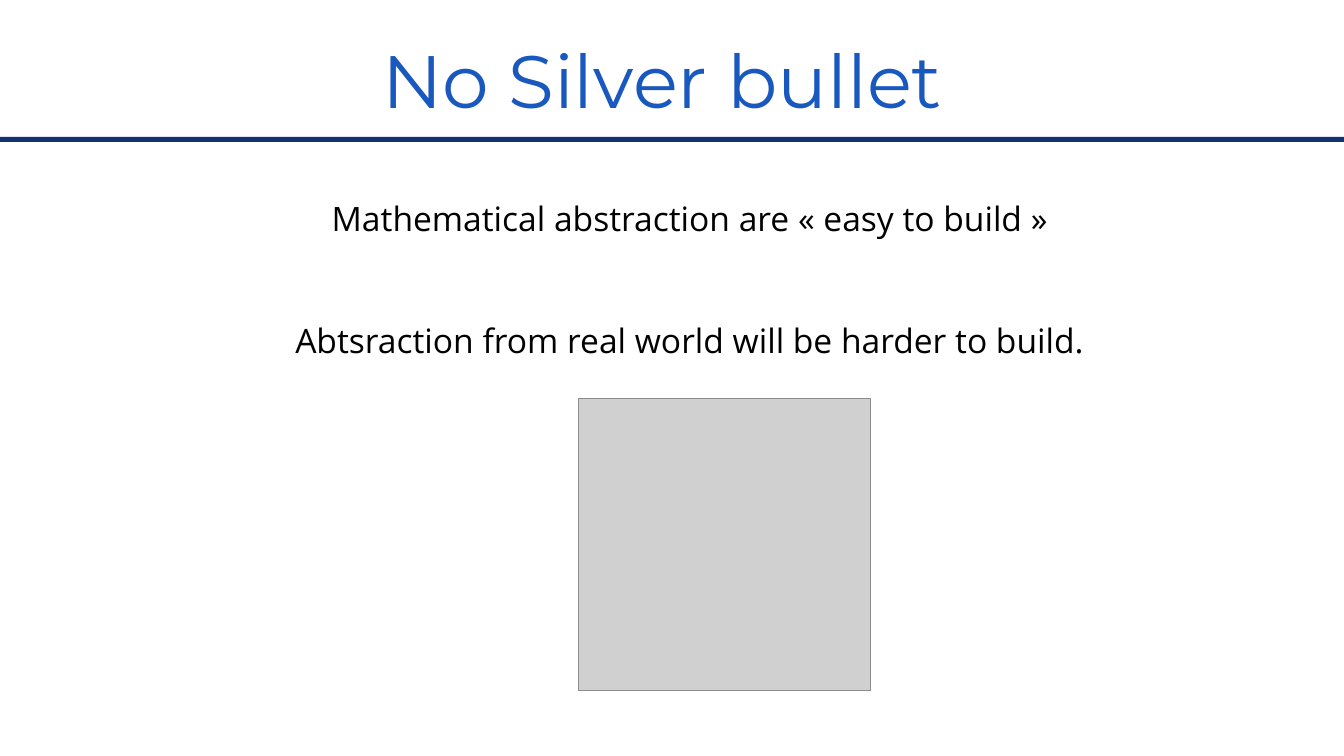
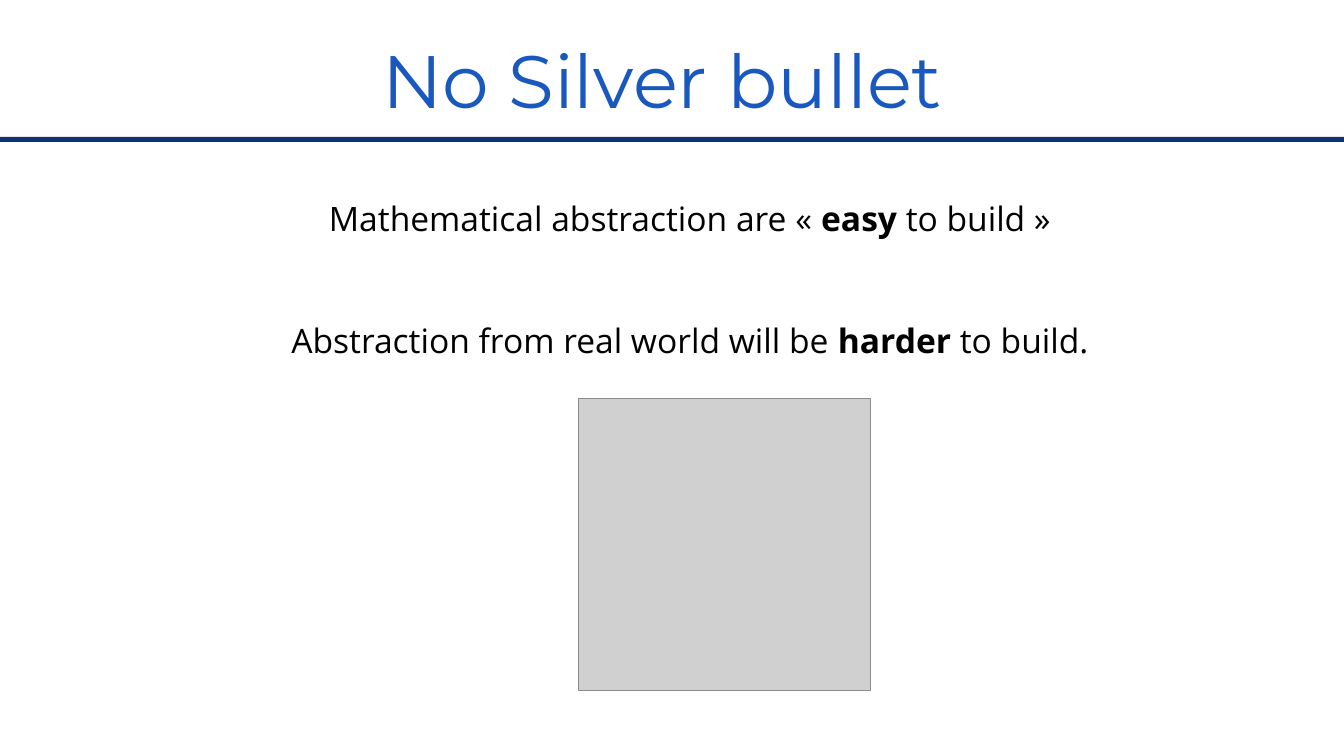
Before and after one commit to RomainTrm/CategoryTheoryYouAlreadyKnowIt, a slide deck: slide 41 of CategoryTheoryUniveristy_Devoxx_FR_2022.pptx (slide 40 before the commit). Drawn at 1344x756 pixels with LibreOffice and Linux fonts; fonts in the diff are those of the drawing; grey boxes stand for pictures; background and template pictures are left out. Boxes give left, top, right and bottom in pixels: in the first picture for what was removed or moved away, otherwise in the second. Text is boxed around its words. In the diff, an @@ line names an element or a change of style, - is before the commit and + after.

```diff
--- a/CategoryTheoryUniveristy_Devoxx_FR_2022.pptx
+++ b/CategoryTheoryUniveristy_Devoxx_FR_2022.pptx
@@ text at <box>329,205,1026,239</box>: bold on in "easy" @@
@@ text at <box>291,327,1089,354</box>: text changed @@
-Abtsraction from real world will be harder to build.
+Abstraction from real world will be harder to build.
```
Also in this commit, not shown: 13 other slides changed, 2 slides added, 1 slide removed.
